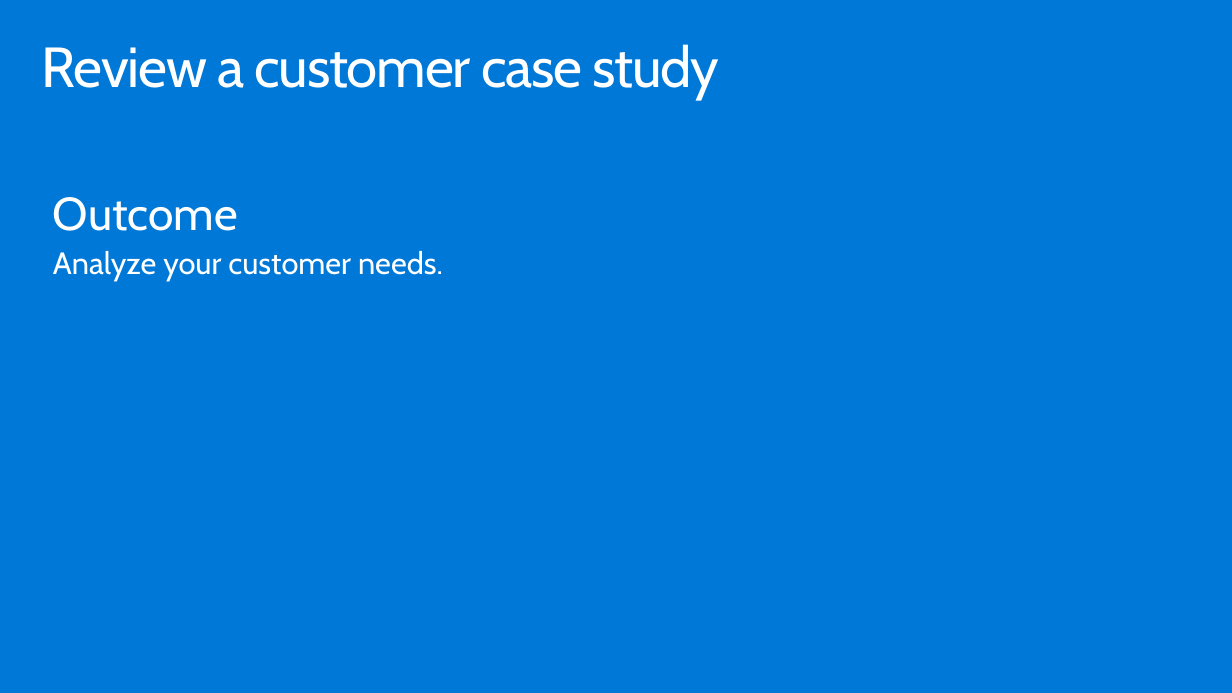
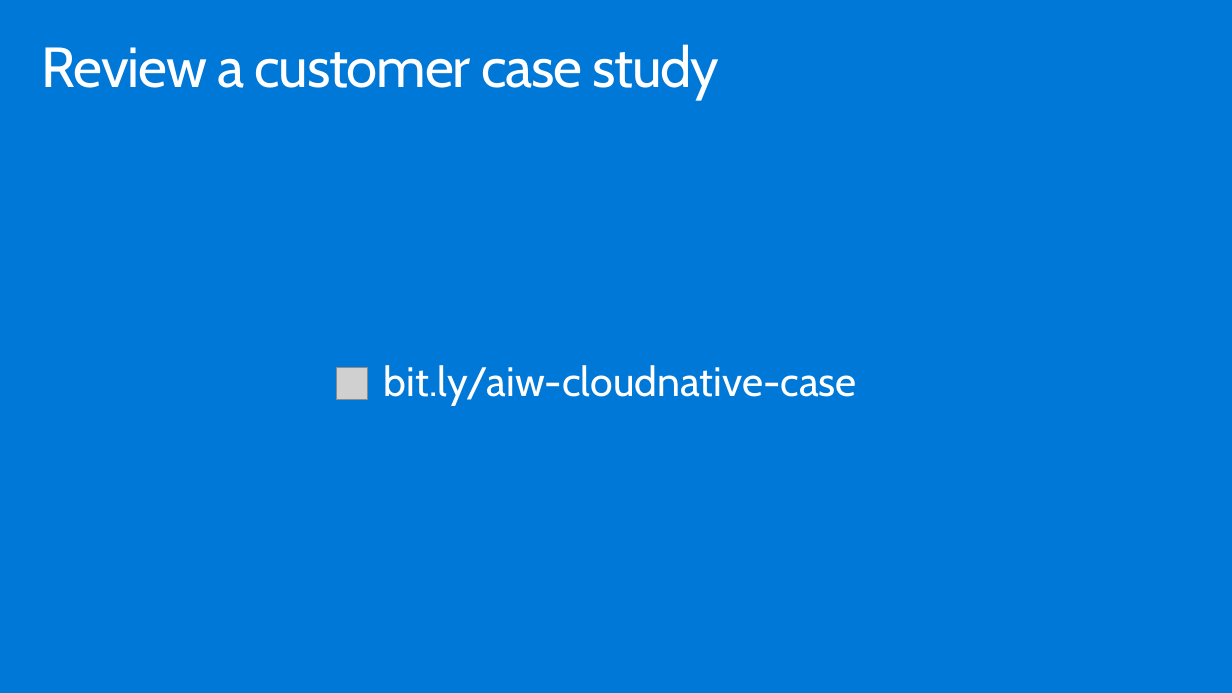
Before and after one commit to ActiveSolution/aiw-cloud-native, a slide deck: slide 19 of AIW Cloud Native.pptx. Drawn at 1232x693 pixels with LibreOffice and Linux fonts; fonts in the diff are those of the drawing; grey boxes stand for pictures. Boxes give left, top, right and bottom in pixels: in the first picture for what was removed or moved away, otherwise in the second. Text is boxed around its words. In the diff, an @@ line names an element or a change of style, - is before the commit and + after.

Commit message:
add link to the case study on github

```diff
--- a/AIW Cloud Native.pptx
+++ b/AIW Cloud Native.pptx
@@ text removed at box(53, 197, 443, 281) @@
-Outcome
-Analyze your customer needs.
@@ picture added at box(336, 368, 368, 399) @@
@@ text added at box(384, 365, 857, 406), 32 pt, text #FFFFFF @@
+bit.ly/aiw-cloudnative-case
```
